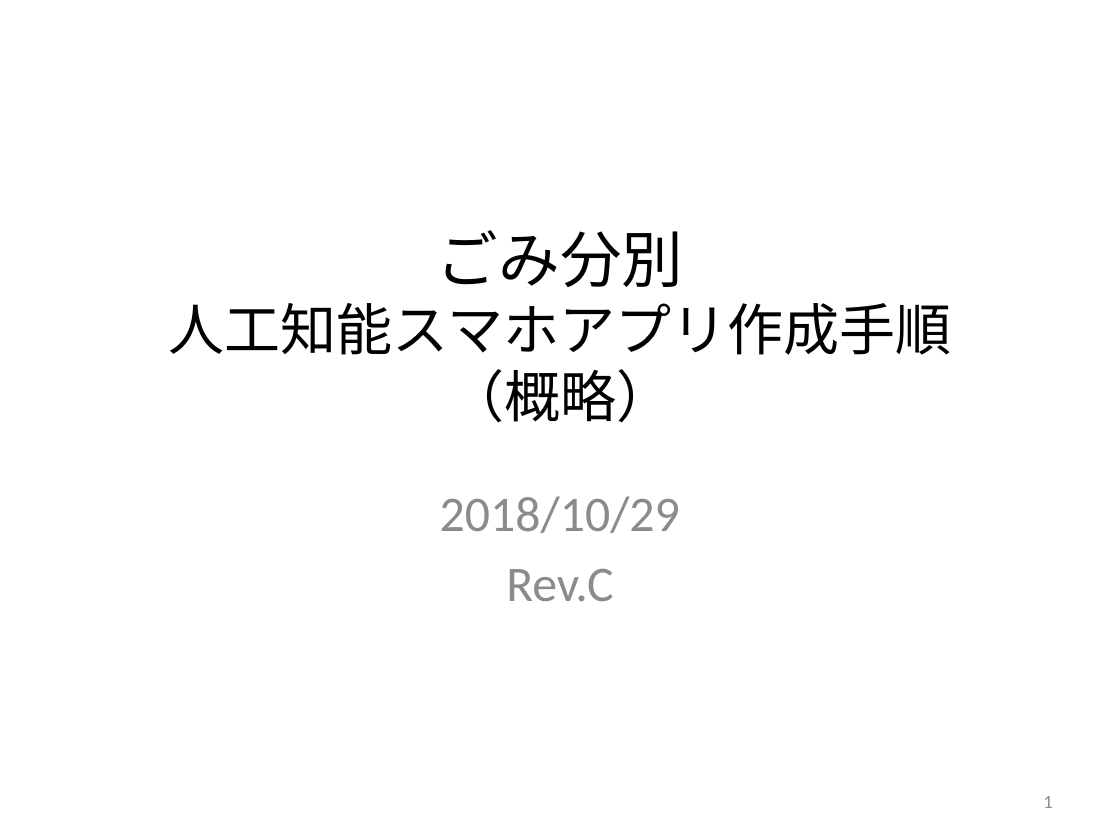
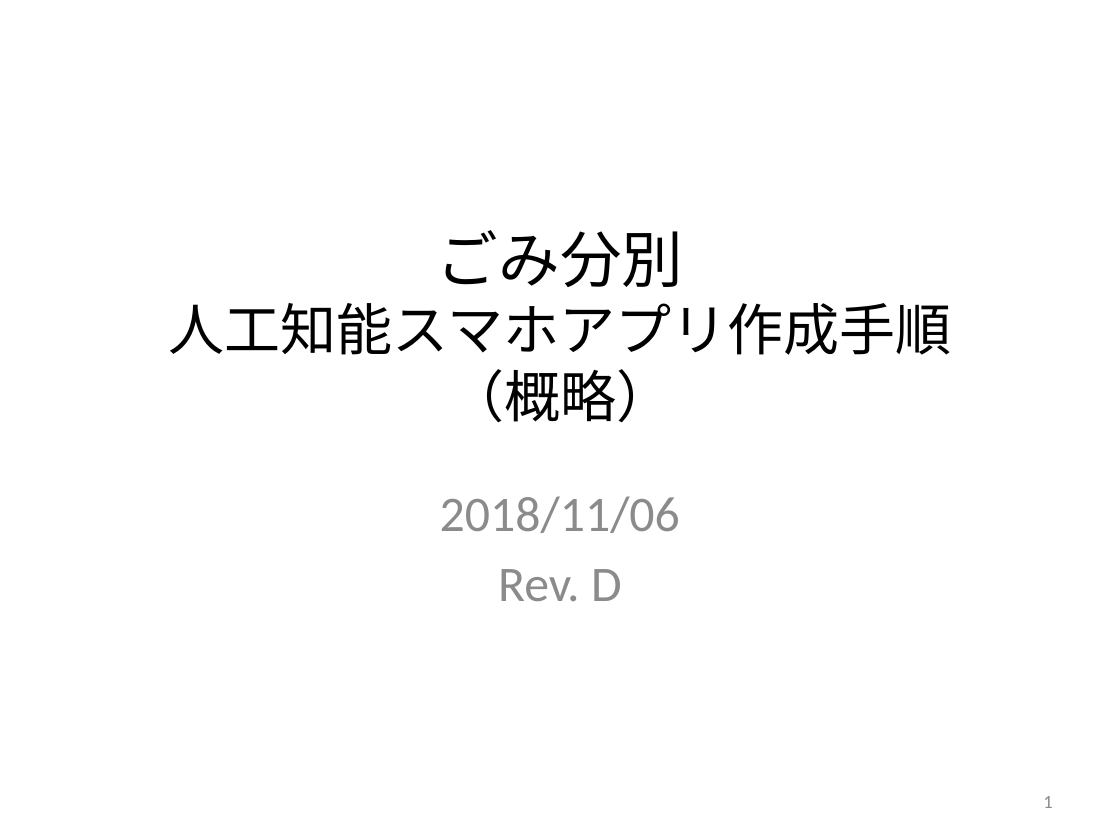
Before and after one commit to keides2/android-yolo-v2, a slide deck: slide 1 of docs/[PPTX] ごみ分別人工知能スマホアプリ作成手順.pptx. Drawn at 1120x840 pixels with LibreOffice and Linux fonts; fonts in the diff are those of the drawing. Boxes give left, top, right and bottom in pixels: in the first picture for what was removed or moved away, otherwise in the second. Text is boxed around its words. In the diff, an @@ line names an element or a change of style, - is before the commit and + after.

Commit message:
2ndトライ9種APK 手順D累進

```diff
--- a/docs/[PPTX] ごみ分別人工知能スマホアプリ作成手順.pptx
+++ b/docs/[PPTX] ごみ分別人工知能スマホアプリ作成手順.pptx
@@ subtitle at <box>440,496,680,601</box>: text changed @@
-2018/10/29
-Rev.C
+2018/11/06
+Rev. D
```
Also in this commit, not shown: 7 other slides changed, 3 other files.
